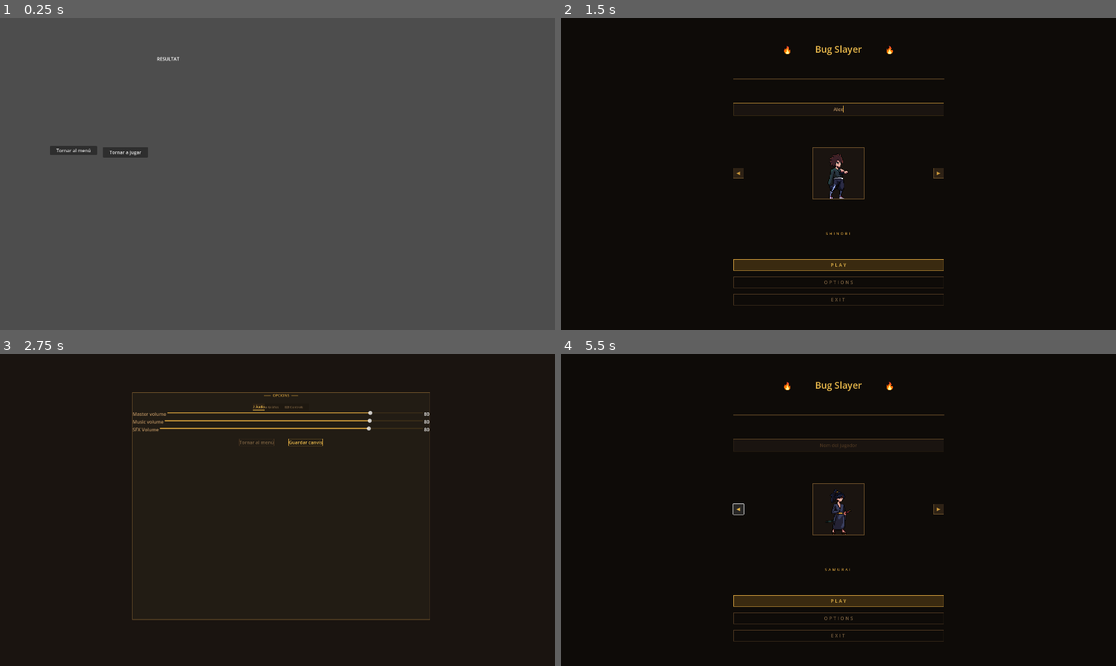
Above: before the commit, frames 1-4 (two rows, left to right).
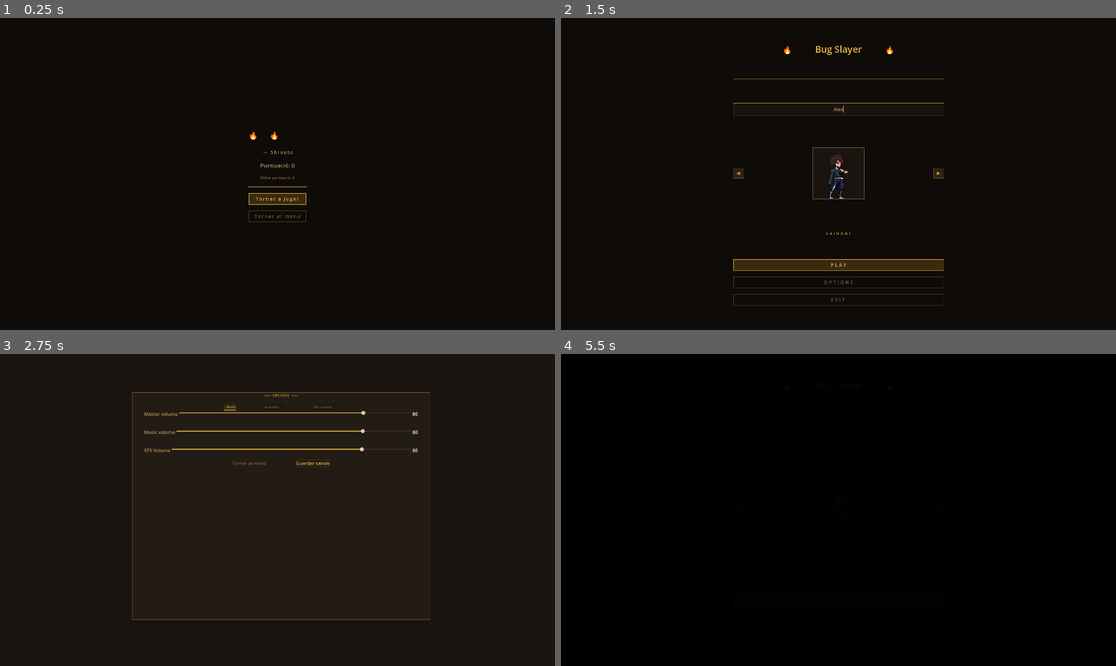
Above: after the commit, the same moments.

Repository: alzaaa6/practica4_Godot
Game: Godot game, scene res://SCENES/PantallaFinal.tscn
Two runs of this game, one before a commit and one after it. Both use one fixed random seed, a clock stepped at 60 frames per second and the inputs below. This scene is started directly instead of the project's main scene. Sound files missing from this copy of the repository are replaced by a short silence.
Inputs (mouse positions are in pixels of both pictures, inside the frame that each line leads up to):
- Up to frame 1 (0.25 s): no input
- Up to frame 2 (1.5 s): click "Tornar al menú" at 0.5 s; click (838, 108) at 1.27 s; type "Alex" at 1.35 s
- Up to frame 3 (2.75 s): click "OPTIONS" at 2 s
- Up to frame 4 (5.5 s): click "Tornar al menú" at 2.75 s; click "PLAY" at 3.5 s; click "PLAY" at 4.25 s; click "◀" at 5 s

The runs differ from the first frame. In frame 1, 100% of the frame differs, in the area x 0-100%, y 0-100%; in frame 2, nothing differs; in frame 3, 1.2%; in frame 4, 5.4%.

Commit message:
Inici, final, opcions fet

Diff:
--- a/SCENES/Options.tscn
+++ b/SCENES/Options.tscn
@@ -12,6 +12,8 @@
 border_color = Color(0.41960785, 0.30980393, 0.16470589, 1)
 
 [sub_resource type="StyleBoxFlat" id="StyleBoxFlat_tr7gc"]
+content_margin_left = 40.0
+content_margin_right = 40.0
 bg_color = Color(0.13333334, 0.10980392, 0.078431375, 1)
 
 [sub_resource type="StyleBoxFlat" id="StyleBoxFlat_j45cl"]
@@ -107,6 +109,7 @@
 layout_mode = 2
 theme_override_colors/font_selected_color = Color(0.9098039, 0.72156864, 0.29411766, 1)
 theme_override_colors/font_unselected_color = Color(0.47843137, 0.3764706, 0.2509804, 1)
+theme_override_constants/tab_separation = 100
 theme_override_font_sizes/font_size = 11
 theme_override_styles/panel = SubResource("StyleBoxFlat_tr7gc")
 theme_override_styles/tab_unselected = SubResource("StyleBoxFlat_j45cl")
@@ -116,6 +119,7 @@
 
 [node name="♪ Àudio" type="VBoxContainer" parent="PanelContainer/VBoxContainer/TabContainer"]
 layout_mode = 2
+theme_override_constants/separation = 40
 metadata/_tab_index = 0
 
 [node name="MasterVolume" type="HBoxContainer" parent="PanelContainer/VBoxContainer/TabContainer/♪ Àudio"]
@@ -178,10 +182,12 @@
 [node name="◈ Gràfics" type="VBoxContainer" parent="PanelContainer/VBoxContainer/TabContainer"]
 visible = false
 layout_mode = 2
+theme_override_constants/separation = 40
 metadata/_tab_index = 1
 
 [node name="Resolucio" type="HBoxContainer" parent="PanelContainer/VBoxContainer/TabContainer/◈ Gràfics"]
 layout_mode = 2
+theme_override_constants/separation = 20
 
 [node name="Label" type="Label" parent="PanelContainer/VBoxContainer/TabContainer/◈ Gràfics/Resolucio"]
 layout_mode = 2
@@ -198,6 +204,7 @@
 
 [node name="ModePantalla" type="HBoxContainer" parent="PanelContainer/VBoxContainer/TabContainer/◈ Gràfics"]
 layout_mode = 2
+theme_override_constants/separation = 20
 
 [node name="Label" type="Label" parent="PanelContainer/VBoxContainer/TabContainer/◈ Gràfics/ModePantalla"]
 layout_mode = 2
@@ -216,6 +223,7 @@
 
 [node name="QualitatGrafica" type="HBoxContainer" parent="PanelContainer/VBoxContainer/TabContainer/◈ Gràfics"]
 layout_mode = 2
+theme_override_constants/separation = 20
 
 [node name="Label" type="Label" parent="PanelContainer/VBoxContainer/TabContainer/◈ Gràfics/QualitatGrafica"]
 layout_mode = 2
@@ -234,6 +242,7 @@
 
 [node name="V-Sync" type="HBoxContainer" parent="PanelContainer/VBoxContainer/TabContainer/◈ Gràfics"]
 layout_mode = 2
+theme_override_constants/separation = 20
 
 [node name="Label" type="Label" parent="PanelContainer/VBoxContainer/TabContainer/◈ Gràfics/V-Sync"]
 layout_mode = 2
@@ -246,6 +255,7 @@
 [node name="⌨ Controls" type="VBoxContainer" parent="PanelContainer/VBoxContainer/TabContainer"]
 visible = false
 layout_mode = 2
+theme_override_constants/separation = 40
 metadata/_tab_index = 2
 
 [node name="VBoxContainer" type="VBoxContainer" parent="PanelContainer/VBoxContainer/TabContainer/⌨ Controls"]
@@ -387,7 +397,7 @@
 
 [node name="HBoxContainer" type="HBoxContainer" parent="PanelContainer/VBoxContainer"]
 layout_mode = 2
-theme_override_constants/separation = 50
+theme_override_constants/separation = 100
 alignment = 1
 
 [node name="BtnTornarMenu" type="Button" parent="PanelContainer/VBoxContainer/HBoxContainer"]
--- a/SCENES/PantallaFinal.tscn
+++ b/SCENES/PantallaFinal.tscn
@@ -1,6 +1,38 @@
-[gd_scene load_steps=2 format=3 uid="uid://dkolqruuesk0"]
+[gd_scene load_steps=9 format=3 uid="uid://dkolqruuesk0"]
 
 [ext_resource type="Script" uid="uid://b0pt6dt0rhipv" path="res://SCRIPTS/pantalla_final.gd" id="1_d814w"]
+
+[sub_resource type="FontVariation" id="FontVariation_d814w"]
+spacing_glyph = 6
+
+[sub_resource type="FontVariation" id="FontVariation_sm0oq"]
+spacing_glyph = 3
+
+[sub_resource type="StyleBoxLine" id="StyleBoxLine_d814w"]
+color = Color(0.41960785, 0.30980393, 0.16470589, 1)
+thickness = 4
+
+[sub_resource type="FontVariation" id="FontVariation_lwl8k"]
+spacing_glyph = 3
+
+[sub_resource type="StyleBoxFlat" id="StyleBoxFlat_d814w"]
+bg_color = Color(0.22745098, 0.16470589, 0.0627451, 1)
+border_width_left = 2
+border_width_top = 2
+border_width_right = 2
+border_width_bottom = 2
+border_color = Color(0.7882353, 0.5921569, 0.22745098, 1)
+
+[sub_resource type="FontVariation" id="FontVariation_yh2vw"]
+spacing_glyph = 3
+
+[sub_resource type="StyleBoxFlat" id="StyleBoxFlat_sm0oq"]
+bg_color = Color(0.6, 0.6, 0.6, 0)
+border_width_left = 2
+border_width_top = 2
+border_width_right = 2
+border_width_bottom = 2
+border_color = Color(0.2901961, 0.20784314, 0.1254902, 1)
 
 [node name="PantallaFinal" type="Control"]
 layout_mode = 3
@@ -11,29 +43,95 @@
 grow_vertical = 2
 script = ExtResource("1_d814w")
 
-[node name="Label" type="Label" parent="."]
-layout_mode = 0
-offset_left = 543.0
-offset_top = 130.0
-offset_right = 621.0
-offset_bottom = 153.0
+[node name="ColorRect" type="ColorRect" parent="."]
+layout_mode = 1
+anchors_preset = 15
+anchor_right = 1.0
+anchor_bottom = 1.0
+grow_horizontal = 2
+grow_vertical = 2
+color = Color(0.05490196, 0.043137256, 0.03137255, 1)
+
+[node name="VBoxContainer" type="VBoxContainer" parent="."]
+layout_mode = 1
+anchors_preset = 8
+anchor_left = 0.5
+anchor_top = 0.5
+anchor_right = 0.5
+anchor_bottom = 0.5
+offset_left = -63.5
+offset_top = -91.0
+offset_right = 63.5
+offset_bottom = 91.0
+grow_horizontal = 2
+grow_vertical = 2
+theme_override_constants/separation = 20
+alignment = 1
+
+[node name="HBoxContainer" type="HBoxContainer" parent="VBoxContainer"]
+layout_mode = 2
+theme_override_constants/separation = 20
+
+[node name="AntorchaEsquerra" type="Label" parent="VBoxContainer/HBoxContainer"]
+layout_mode = 2
+theme_override_font_sizes/font_size = 32
+text = "🔥"
+
+[node name="LabelResultat" type="Label" parent="VBoxContainer/HBoxContainer"]
+layout_mode = 2
+theme_override_colors/font_color = Color(0.9098039, 0.72156864, 0.29411766, 1)
+theme_override_fonts/font = SubResource("FontVariation_d814w")
+theme_override_font_sizes/font_size = 42
 text = "RESULTAT"
+horizontal_alignment = 1
+vertical_alignment = 1
 
-[node name="BtnTornarMenu" type="Button" parent="."]
-layout_mode = 0
-offset_left = 173.0
-offset_top = 443.0
-offset_right = 336.0
-offset_bottom = 467.0
+[node name="AntorchaDreta" type="Label" parent="VBoxContainer/HBoxContainer"]
+layout_mode = 2
+theme_override_font_sizes/font_size = 32
+text = "🔥"
+
+[node name="LabelUsuariIPersonatge" type="Label" parent="VBoxContainer"]
+layout_mode = 2
+theme_override_colors/font_color = Color(0.72156864, 0.5647059, 0.3764706, 1)
+theme_override_fonts/font = SubResource("FontVariation_sm0oq")
+theme_override_font_sizes/font_size = 16
+text = "Jugador - SHINOBI"
+horizontal_alignment = 1
+
+[node name="LabelPuntuacio" type="Label" parent="VBoxContainer"]
+layout_mode = 2
+theme_override_colors/font_color = Color(0.72156864, 0.5647059, 0.3764706, 1)
+theme_override_font_sizes/font_size = 20
+text = "Puntuació"
+horizontal_alignment = 1
+
+[node name="LabelMillorPuntuacio" type="Label" parent="VBoxContainer"]
+layout_mode = 2
+theme_override_colors/font_color = Color(0.47843137, 0.3764706, 0.2509804, 1)
+theme_override_font_sizes/font_size = 13
+text = "Millor puntuació"
+horizontal_alignment = 1
+
+[node name="HSeparator" type="HSeparator" parent="VBoxContainer"]
+layout_mode = 2
+theme_override_styles/separator = SubResource("StyleBoxLine_d814w")
+
+[node name="BtnTornarAJugar" type="Button" parent="VBoxContainer"]
+custom_minimum_size = Vector2(200, 40)
+layout_mode = 2
+theme_override_colors/font_color = Color(0.9098039, 0.72156864, 0.29411766, 1)
+theme_override_fonts/font = SubResource("FontVariation_lwl8k")
+theme_override_styles/normal = SubResource("StyleBoxFlat_d814w")
+text = "Tornar a jugar"
+
+[node name="BtnTornarMenu" type="Button" parent="VBoxContainer"]
+custom_minimum_size = Vector2(200, 40)
+layout_mode = 2
+theme_override_colors/font_color = Color(0.47843137, 0.3764706, 0.2509804, 1)
+theme_override_fonts/font = SubResource("FontVariation_yh2vw")
+theme_override_styles/normal = SubResource("StyleBoxFlat_sm0oq")
 text = "Tornar al menú"
 
-[node name="BtnTornarAJugar" type="Button" parent="."]
-layout_mode = 0
-offset_left = 356.0
-offset_top = 447.0
-offset_right = 512.0
-offset_bottom = 483.0
-text = "Tornar a jugar"
-
-[connection signal="pressed" from="BtnTornarMenu" to="." method="_on_btn_tornar_menu_pressed"]
-[connection signal="pressed" from="BtnTornarAJugar" to="." method="_on_btn_tornar_a_jugar_pressed"]
+[connection signal="pressed" from="VBoxContainer/BtnTornarAJugar" to="." method="_on_btn_tornar_a_jugar_pressed"]
+[connection signal="pressed" from="VBoxContainer/BtnTornarMenu" to="." method="_on_btn_tornar_menu_pressed"]
--- a/SCENES/PantallaInici.tscn
+++ b/SCENES/PantallaInici.tscn
@@ -279,7 +279,6 @@
 bus = &"SFX"
 
 [node name="Fade" type="ColorRect" parent="."]
-visible = false
 layout_mode = 1
 anchors_preset = 15
 anchor_right = 1.0
--- a/SCRIPTS/game_manager.gd
+++ b/SCRIPTS/game_manager.gd
@@ -10,7 +10,6 @@
 	"master_volume": 80.0,
 	"music_volume": 80.0,
 	"sfx_volume": 80.0,
-	#grafics
 	"window_mode": 0,
 }
 
@@ -22,11 +21,23 @@
 var vida_actual := 100.0
 var atac := 20.0
 var defensa := 20.0
+var nom_jugador := ""
+var personatge_seleccionat := 0  # índex 0=Shinobi, 1=Fighter, 2=Samurai
+var noms_personatges := ["Shinobi", "Fighter", "Samurai"]
 
 # Oleades
 var oleada_actual := 1
 var enemics_per_oleada := 5
 var enemics_eliminats := 0
+
+# Puntuació
+var oleades_completades := 0
+var puntuacio := 0
+var millor_puntuacio := 0
+var oleades_per_guanyar := 5
+var partida_acabada := false
+var resultat := ""
+
 
 func _ready() -> void:
 	load_settings()
@@ -77,17 +88,24 @@
 # Funcions de DEBUG
 func rebre_damage(damage: float) -> void:
 	vida_actual = max(0, vida_actual - damage)
+	if vida_actual <= 0:
+		partida_acabada = true
+		GameManager.resultat = "DERROTA"
 
 func eliminar_enemic() -> void:
 	if fase_boost:
-		return  # No es pot eliminar enemics durant el boost
+		return
 	enemics_eliminats += 1
+	puntuacio += 10
 	if enemics_eliminats >= enemics_per_oleada:
 		enemics_eliminats = 0
 		oleada_actual += 1
+		oleades_completades += 1
+		puntuacio += 50
 		fase_boost = true
-		print("--- SELECCIONA BOOST ---")
-		print("F5: Atac | F6: Defensa | F7: Vida")
+		if oleades_completades >= oleades_per_guanyar:
+			partida_acabada = true
+			resultat = "VICTORIA"
 # Ja NO funcions de debug
 
 func aplicar_boost(tipus: String) -> void:
@@ -105,3 +123,17 @@
 			vida_actual = vida_max
 			print("BOOST VIDA aplicat! | Atac: ", atac, " | Defensa: ", defensa, " | Vida: ", vida_actual)
 	print("--- NOVA OLEADA %d ---" % oleada_actual)
+
+func actualitzar_millor_puntuacio() -> void:
+	if puntuacio > millor_puntuacio:
+		millor_puntuacio = puntuacio
+
+func reset_partida() -> void:
+	vida_actual = vida_max
+	oleada_actual = 1
+	enemics_eliminats = 0
+	oleades_completades = 0
+	puntuacio = 0
+	fase_boost = false
+	partida_acabada = false
+	resultat = ""
--- a/SCRIPTS/joc.gd
+++ b/SCRIPTS/joc.gd
@@ -1,6 +1,12 @@
 extends Node2D
 
 @onready var options_overlay = $UILayer/OptionsOverlay
+
+func _process(delta: float) -> void:
+	if GameManager.partida_acabada:
+		GameManager.partida_acabada = false
+		GameManager.actualitzar_millor_puntuacio()
+		get_tree().change_scene_to_file("res://SCENES/PantallaFinal.tscn")
 
 func _input(event: InputEvent) -> void:
 	if event.is_action_pressed("pause"):
--- a/SCRIPTS/pantalla_final.gd
+++ b/SCRIPTS/pantalla_final.gd
@@ -1,19 +1,29 @@
 extends Control
 
+@onready var label_resultat: Label = $VBoxContainer/HBoxContainer/LabelResultat
+@onready var label_jugador: Label = $VBoxContainer/LabelUsuariIPersonatge
+@onready var label_puntuacio: Label = $VBoxContainer/LabelPuntuacio
+@onready var label_millor: Label = $VBoxContainer/LabelMillorPuntuacio
 
-# Called when the node enters the scene tree for the first time.
 func _ready() -> void:
-	pass # Replace with function body.
+	GameManager.actualitzar_millor_puntuacio()
 
-
-# Called every frame. 'delta' is the elapsed time since the previous frame.
-func _process(delta: float) -> void:
-	pass
-
+	label_resultat.text = GameManager.resultat
+	label_jugador.text = "%s — %s" % [
+		GameManager.nom_jugador,
+		GameManager.noms_personatges[GameManager.personatge_seleccionat]
+	]
+	label_puntuacio.text = "Puntuació: %d" % GameManager.puntuacio
+	label_millor.text = "Millor puntuació: %d" % GameManager.millor_puntuacio
 
 func _on_btn_tornar_menu_pressed() -> void:
 	get_tree().change_scene_to_file("res://SCENES/PantallaInici.tscn")
 
 
 func _on_btn_tornar_a_jugar_pressed() -> void:
+	GameManager.vida_actual = GameManager.vida_max
+	GameManager.oleada_actual = 1
+	GameManager.enemics_eliminats = 0
+	GameManager.puntuacio = 0
+	GameManager.fase_boost = false
 	get_tree().change_scene_to_file("res://SCENES/Joc.tscn")
--- a/SCRIPTS/pantalla_inici.gd
+++ b/SCRIPTS/pantalla_inici.gd
@@ -8,6 +8,7 @@
 @onready var btn_dreta: Button = $VBoxContainerPrincipal/HBoxContainer/BtnDreta
 @onready var personatge_img: TextureRect = $VBoxContainerPrincipal/HBoxContainer/PanelContainer/TextureRect
 @onready var label_nom: Label = $VBoxContainerPrincipal/LabelNom
+@onready var nom_usuari: LineEdit = $VBoxContainerPrincipal/NomJugador
 
 
 
@@ -23,12 +24,6 @@
 func _ready() -> void:
 	actualitzar_personatge()
 
-
-# Called every frame. 'delta' is the elapsed time since the previous frame.
-func _process(delta: float) -> void:
-	pass
-
-
 func actualitzar_personatge() -> void:
 	personatge_img.texture = personatges[personatge_actual]
 	label_nom.text = noms[personatge_actual]
@@ -40,6 +35,9 @@
 
 
 func _on_btn_play_pressed() -> void:
+	GameManager.nom_jugador = nom_usuari.text
+	GameManager.personatge_seleccionat = personatge_actual
+	GameManager.reset_partida()
 	sfx_jugar.play()
 	anim.play("fade_to_black")
 	await anim.animation_finished
Not shown: 1 places in SCENES/Options.tscn that only renumber resources
